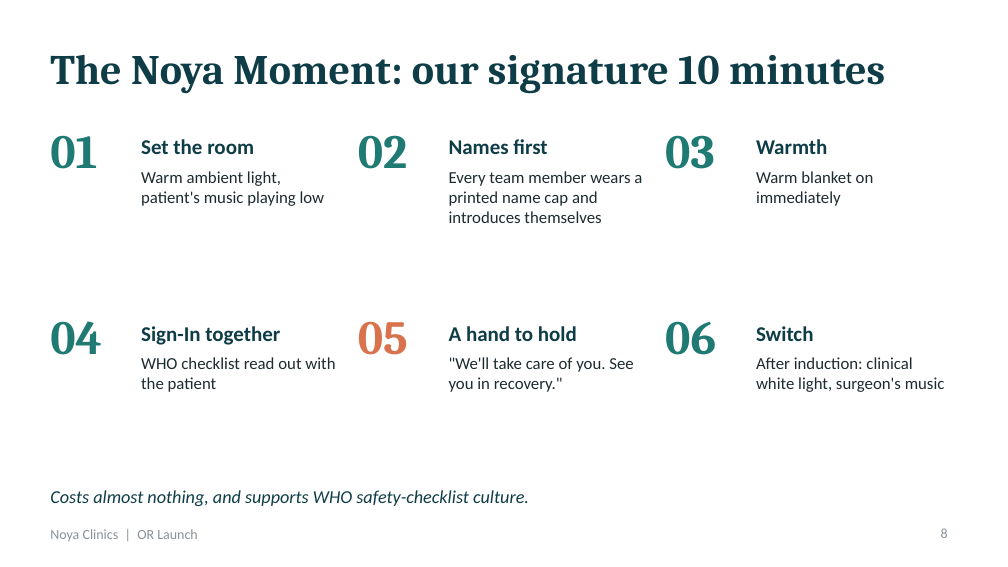
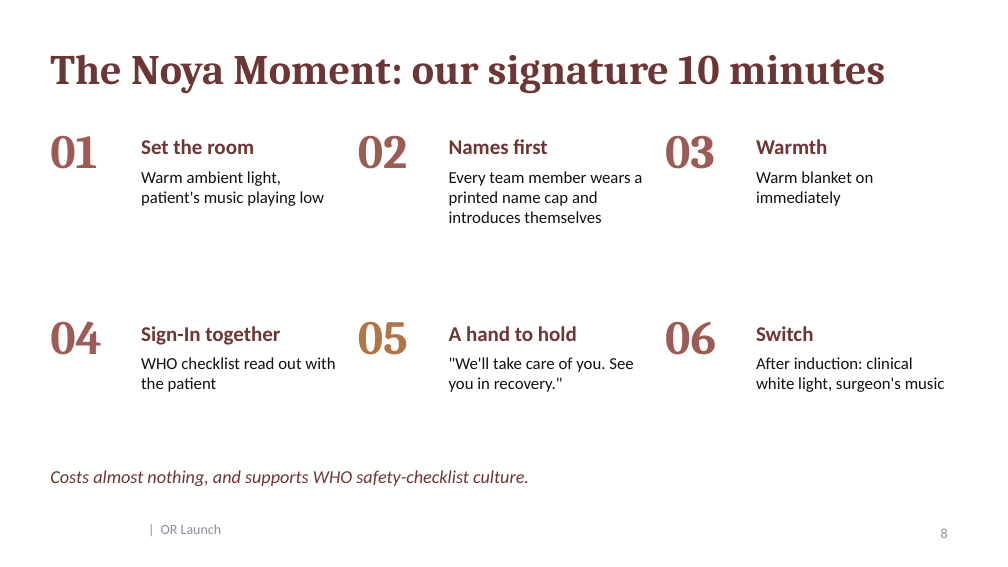
Before and after one commit to salmanhossam/Salads, a slide deck: slide 8 of noya-or-rooms/Noya_OR_Patient_Journey_and_Branding.pptx. Drawn at 1008x567 pixels with LibreOffice and Linux fonts; fonts in the diff are those of the drawing; background and template pictures are left out. Boxes give left, top, right and bottom in pixels: in the first picture for what was removed or moved away, otherwise in the second. Text is boxed around its words. In the diff, an @@ line names an element or a change of style, - is before the commit and + after.

```diff
--- a/noya-or-rooms/Noya_OR_Patient_Journey_and_Branding.pptx
+++ b/noya-or-rooms/Noya_OR_Patient_Journey_and_Branding.pptx
@@ text "05" at <box>358,322,408,355</box>: text colour #D9734E to #B07445 @@
@@ text colour #1F7A74 to #9C5B55 in 5 elements at <box>50,136,97,169</box>, <box>358,135,407,169</box>, <box>665,135,714,169</box>, <box>50,321,102,355</box>, <box>665,322,716,355</box> @@
@@ text colour #1D2B30 to #111112 in 6 elements at <box>141,171,325,206</box>, <box>449,171,642,223</box>, <box>756,171,874,206</box>, <box>141,357,335,392</box>, <box>449,357,633,392</box>, <box>756,357,945,392</box> @@
@@ text colour #0F3D47 to #6D3636 in 8 elements at <box>50,54,885,94</box>, <box>141,139,254,154</box>, <box>449,139,547,154</box>, <box>756,139,827,154</box>, <box>141,326,280,345</box>, <box>449,326,577,341</box>, <box>756,326,814,341</box>, <box>50,470,529,486</box> @@
@@ text "Costs almost nothing, and supports ...": place and size @@
-text "Costs almost nothing, and supports ..." at <box>50,490,529,506</box>
+text "Costs almost nothing, and supports ..." at <box>50,470,529,486</box>
@@ text at <box>161,524,221,534</box>: text changed; text colour #8A9199 to #8E8E9E @@
-Noya Clinics | OR Launch
+| OR Launch
```
Also in this commit, not shown: 20 other slides changed, 4 other files.
